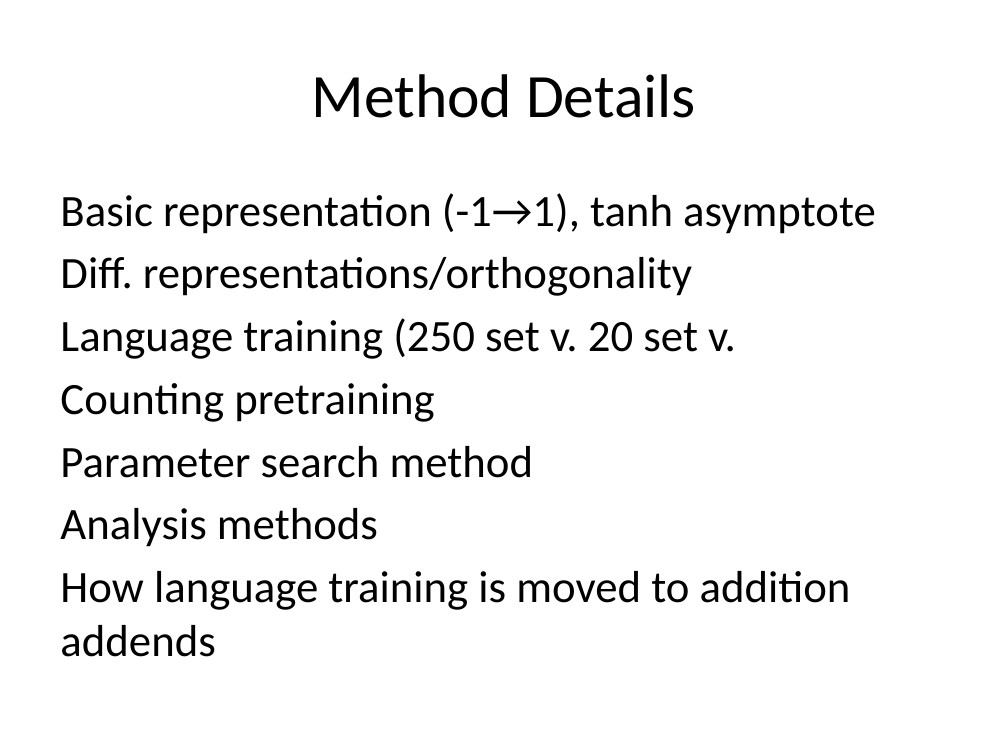
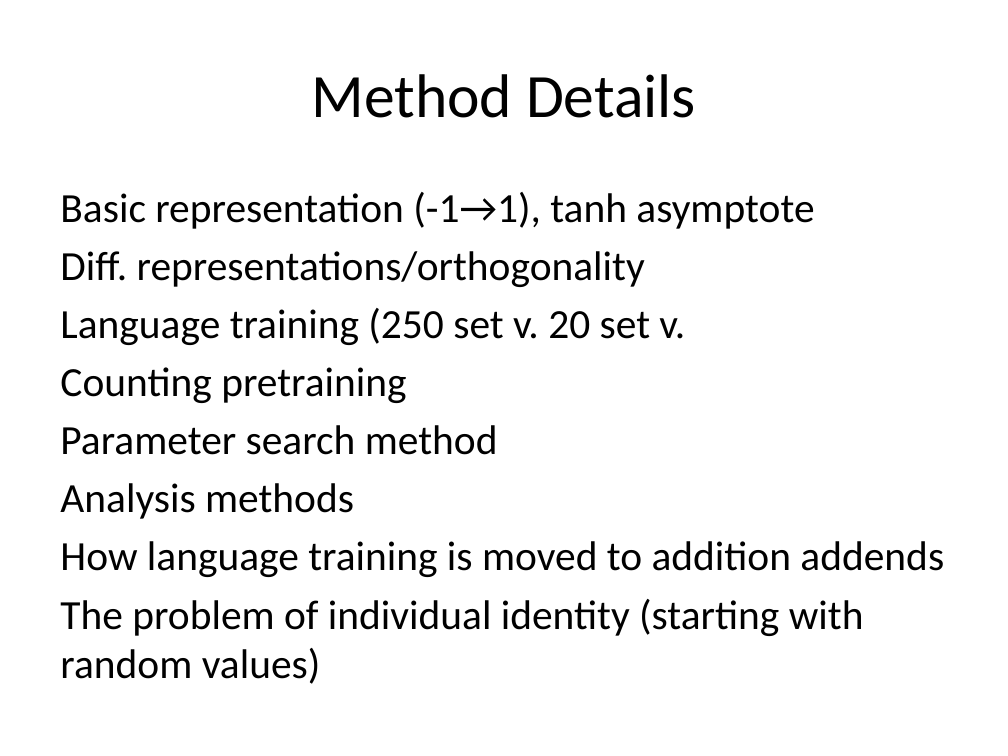
Before and after one commit to jeffshrager/scads2015, a slide deck: slide 7 of 201608LabPresentation.pptx. Drawn at 1008x756 pixels with LibreOffice and Linux fonts; fonts in the diff are those of the drawing. Boxes give left, top, right and bottom in pixels: in the first picture for what was removed or moved away, otherwise in the second. Text is boxed around its words. In the diff, an @@ line names an element or a change of style, - is before the commit and + after.

```diff
--- a/201608LabPresentation.pptx
+++ b/201608LabPresentation.pptx
@@ text at (60,192,944,577): size 32 to 29.6 pt in "Basic representation (-1→1), tanh asymptote", "Diff. representations/orthogonality", "Language training (250 set v. 20 set ...", "Counting pretraining" and 3 more places @@
@@ text at (60,599,864,684): paragraph added @@
+The problem of individual identity (starting with random values)
```
Also in this commit, not shown: 2 other files.
